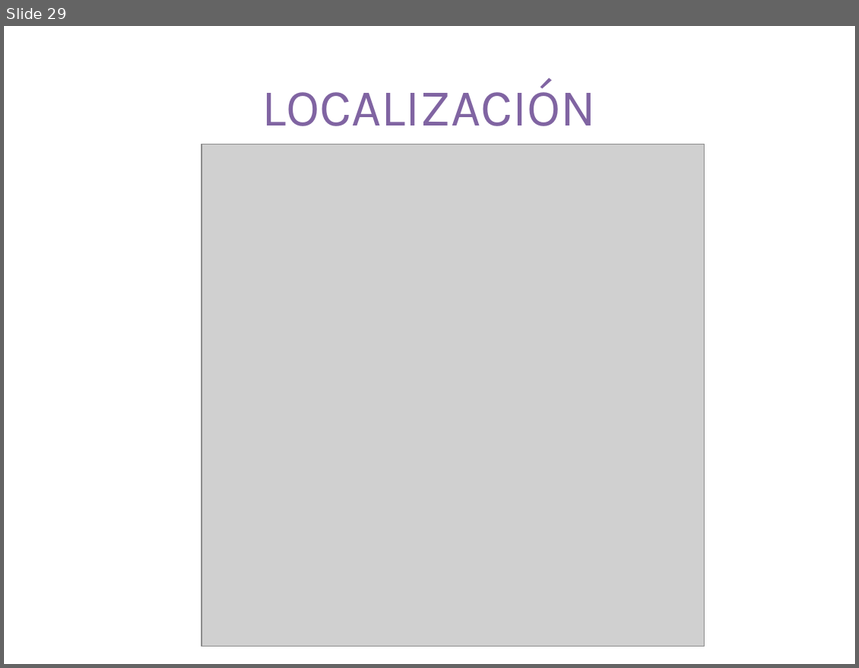
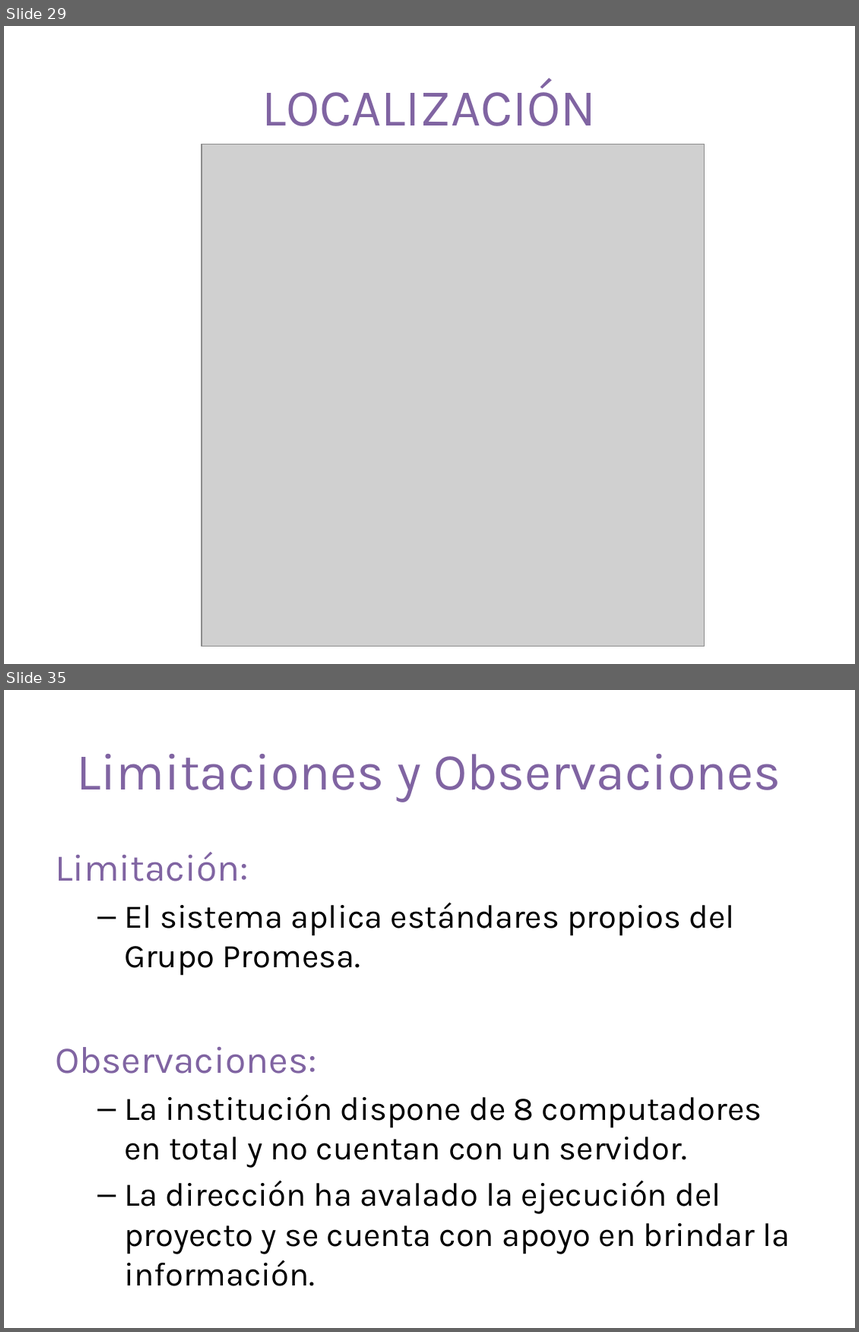
Before and after one commit to aviary-developer/blissey, a slide deck: Documentos/Perfil.pptx. Shown one above the other, each under a label of ours: slide 29 before the commit, slides 29 and 35 after it; the slides between them are not shown. The pictures are 859x668 and 859x1332 pixels, drawn with LibreOffice and Linux fonts; fonts in the diff are those of the drawing; grey boxes stand for pictures; background and template pictures are left out. Boxes give left, top, right and bottom in pixels: in the first picture for what was removed or moved away, otherwise in the second. Text is boxed around its words. In the diff, an @@ line names an element or a change of style, - is before the commit and + after.

```diff
--- a/Documentos/Perfil.pptx
+++ b/Documentos/Perfil.pptx
@@ slide 35 added at box(4, 690, 855, 1328), background picture (left out) @@
@@ title added at box(76, 754, 781, 802), 44 pt, text #8064A2 @@
+Limitaciones y Observaciones
@@ text added at box(55, 852, 790, 1255), 28 pt, text #000000 @@
+Limitación:
+  – El sistema aplica estándares propios del Grupo Promesa.
+Observaciones:
+  – La institución dispone de 8 computadores en total y no cuentan con un servidor.
+  – La dirección ha avalado la ejecución del proyecto y se cuenta con apoyo en brindar la información.
```
Also in this commit, not shown: 10 slides changed, 6 other slides added, 1 slide removed.
